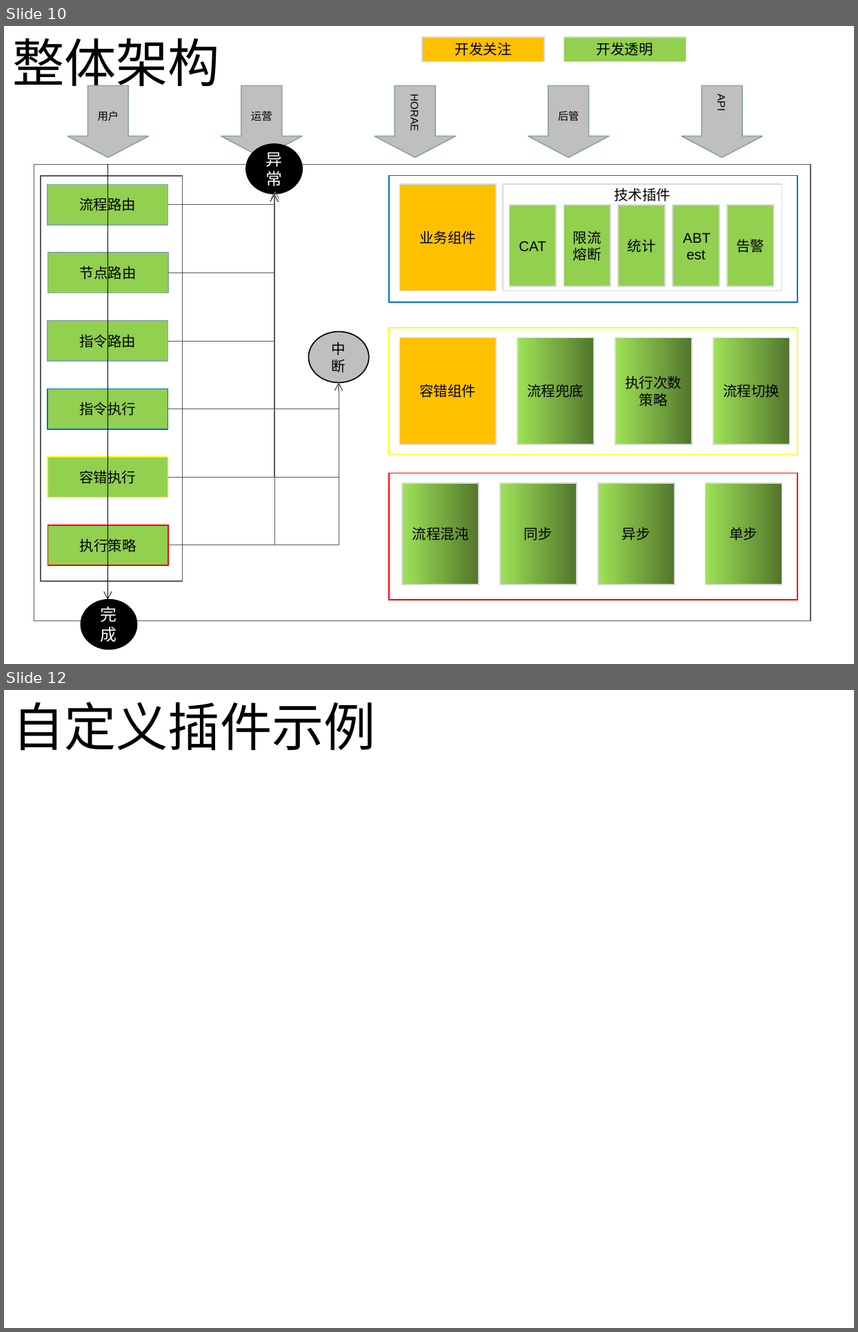
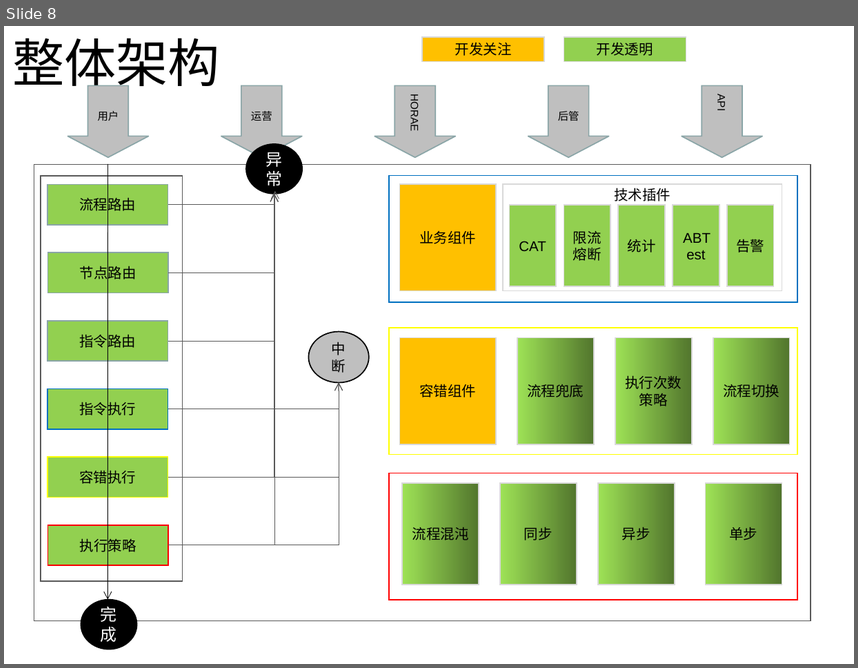
Before and after one commit to mmbbdddd/process-control, a slide deck: doc/流程编排组件说明.pptx. Shown one above the other, each under a label of ours: slides 10 and 12 before the commit, slide 8 after it; the slides between them are not shown. The pictures are 858x1332 and 858x668 pixels, drawn with LibreOffice and Linux fonts; fonts in the diff are those of the drawing. Boxes give left, top, right and bottom in pixels: in the first picture for what was removed or moved away, otherwise in the second. Text is boxed around its words. In the diff, an @@ line names an element or a change of style, - is before the commit and + after.

```diff
--- a/doc/流程编排组件说明.pptx
+++ b/doc/流程编排组件说明.pptx
@@ slide 12 removed at (4,690,854,1328), background #FFFFFF @@
@@ title removed at (12,702,376,750) @@
-自定义插件示例
@@ what was slide 10 is now slide 8 @@
```
Also in this commit, not shown: 2 slides changed, 5 slides added, 9 other slides removed, 2 other files.
